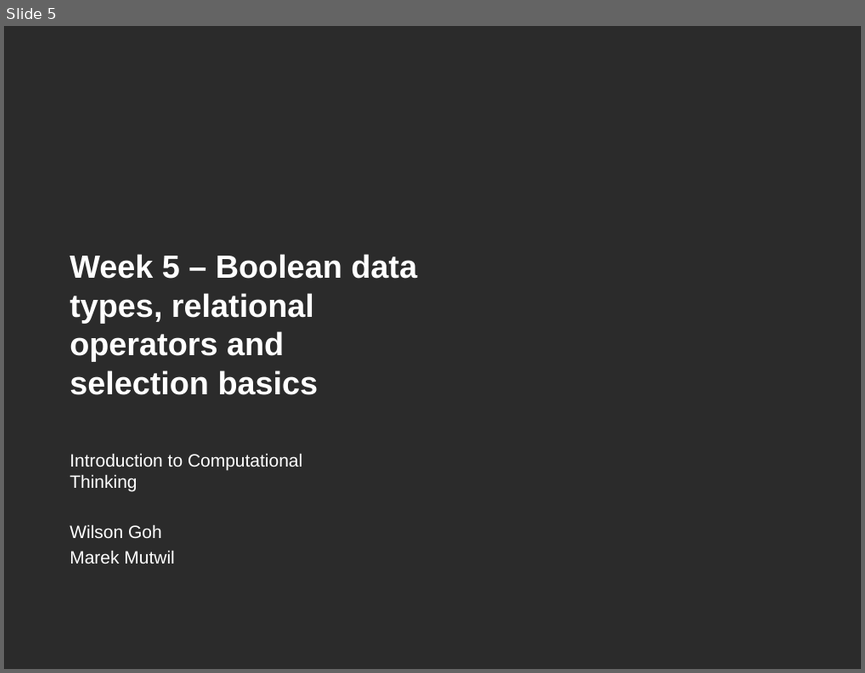
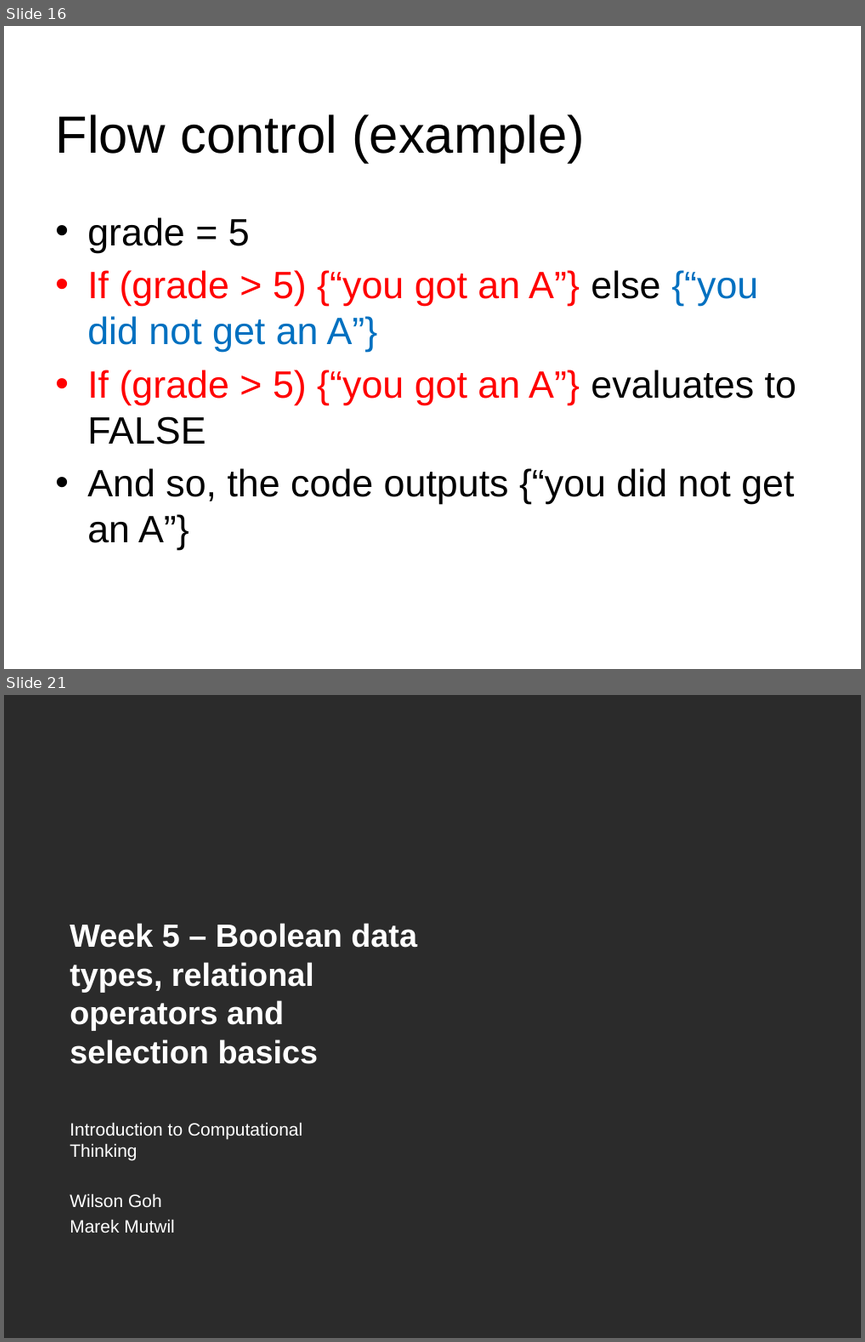
Before and after one commit to gohwils/biodatascience, a slide deck: BS1009/Week5_Tut_OperatorsSelection_sol_slides.pptx. Shown one above the other, each under a label of ours: slide 5 before the commit, slides 16 and 21 after it; the slides between them are not shown. The pictures are 865x673 and 865x1342 pixels, drawn with LibreOffice and Linux fonts; fonts in the diff are those of the drawing; background and template pictures are left out; a plain dark background stands for a picture behind light text. Boxes give left, top, right and bottom in pixels: in the first picture for what was removed or moved away, otherwise in the second. Text is boxed around its words. In the diff, an @@ line names an element or a change of style, - is before the commit and + after.

```diff
--- a/BS1009/Week5_Tut_OperatorsSelection_sol_slides.pptx
+++ b/BS1009/Week5_Tut_OperatorsSelection_sol_slides.pptx
@@ slide 16 added at (4, 26, 861, 669), background #FFFFFF @@
@@ title added at (55, 114, 585, 163), 44 pt, text #000000 @@
+Flow control (example)
@@ text added at (87, 217, 796, 550), 32 pt, text #000000 @@
+• grade = 5
+• If (grade > 5) {“you got an A”} else {“you did not get an A”}
+• If (grade > 5) {“you got an A”} evaluates to FALSE
+• And so, the code outputs {“you did not get an A”}
@@ what was slide 5 is now slide 21 @@
```
Also in this commit, not shown: 1 slide changed, 20 other slides added.
